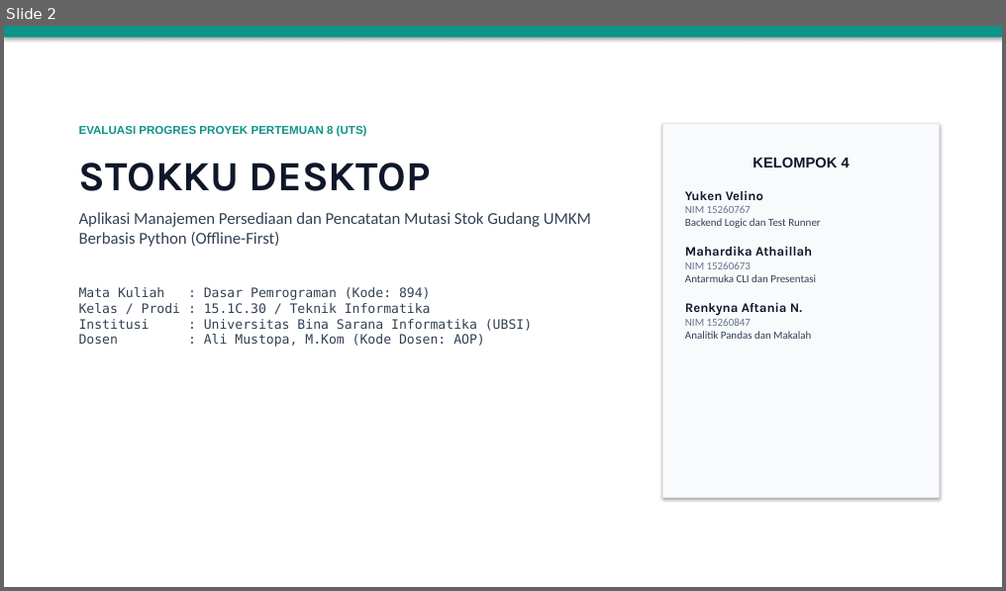
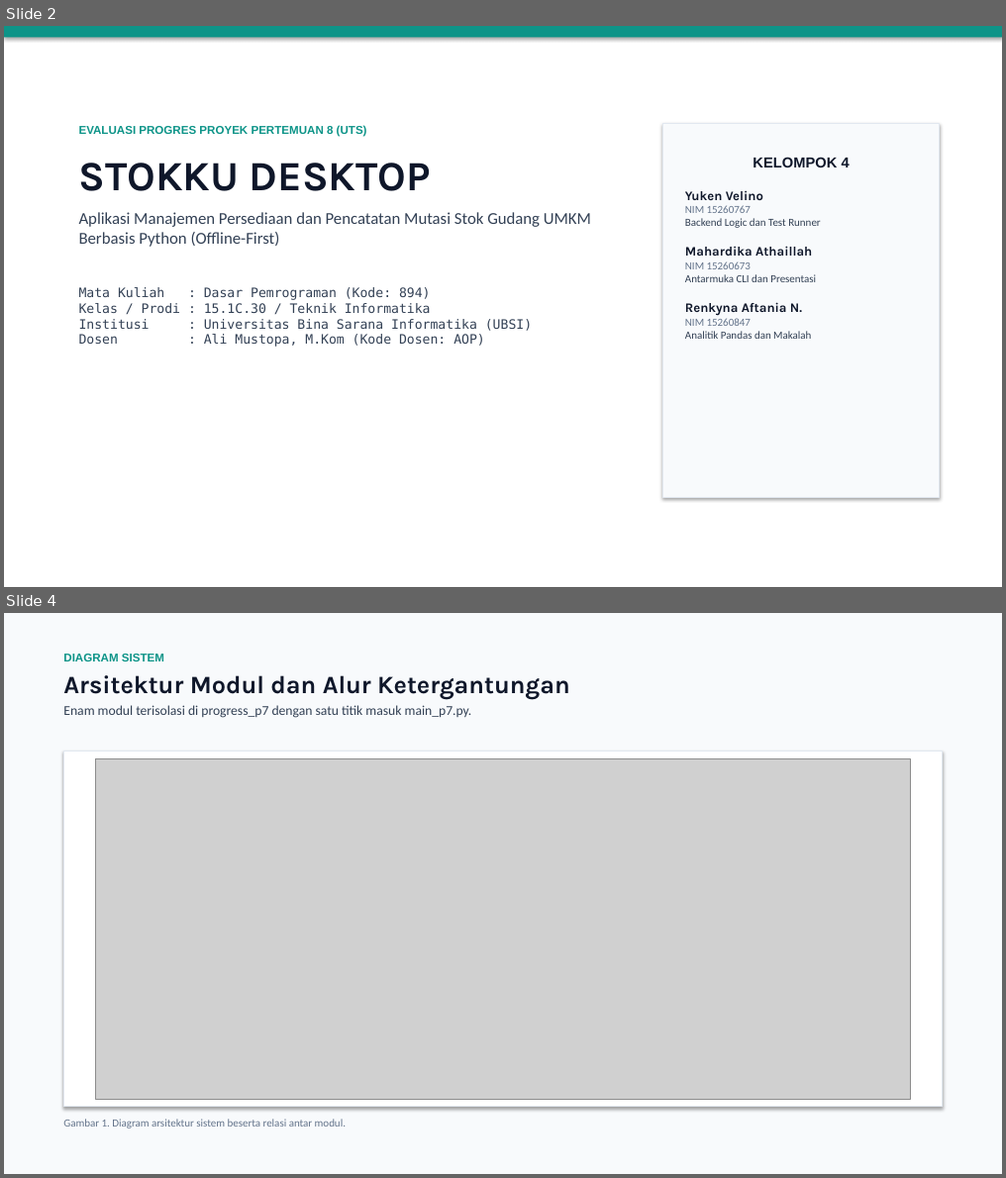
Before and after one commit to Curzyori/Stokku-Desktop, a slide deck: docs/presentasi/STOKKU_DESKTOP_PROGRES_P7.pptx. Shown one above the other, each under a label of ours: slide 2 before the commit, slides 2 and 4 after it; the slides between them are not shown. The pictures are 1006x591 and 1006x1178 pixels, drawn with LibreOffice and Linux fonts; fonts in the diff are those of the drawing; grey boxes stand for pictures. Boxes give left, top, right and bottom in pixels: in the first picture for what was removed or moved away, otherwise in the second. Text is boxed around its words. In the diff, an @@ line names an element or a change of style, - is before the commit and + after.

Commit message:
feat: tambahkan diagram, flowchart, dan preview terminal ke README serta deck presentasi

```diff
--- a/docs/presentasi/STOKKU_DESKTOP_PROGRES_P7.pptx
+++ b/docs/presentasi/STOKKU_DESKTOP_PROGRES_P7.pptx
@@ slide 4 added at [4,613,1002,1174], background #FFFFFF @@
@@ rectangle added at [4,613,1002,1174], fill #F8FAFC @@
@@ text added at [63,654,569,718], 13 pt, text #334155 @@
+DIAGRAM SISTEM
+Arsitektur Modul dan Alur Ketergantungan
+Enam modul terisolasi di progress_p7 dengan satu titik masuk main_p7.py.
@@ rectangle added at [63,752,943,1107], fill #FFFFFF, outline #E2E8F0 1 pt @@
@@ picture added at [96,759,911,1100] @@
@@ text added at [63,1119,346,1129], 10.5 pt, text #64748B @@
+Gambar 1. Diagram arsitektur sistem beserta relasi antar modul.
```
Also in this commit, not shown: 7 slides changed, 4 other slides added, 1 slide removed, 34 other files.
